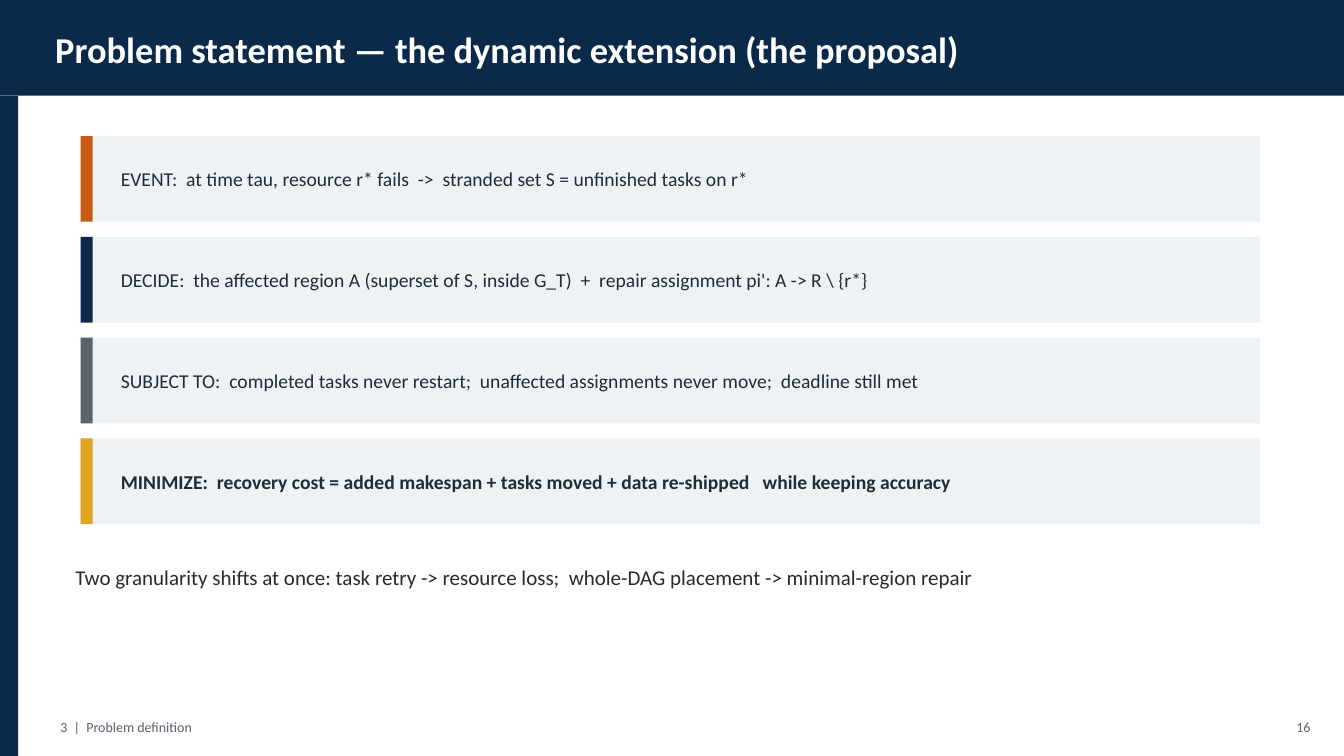
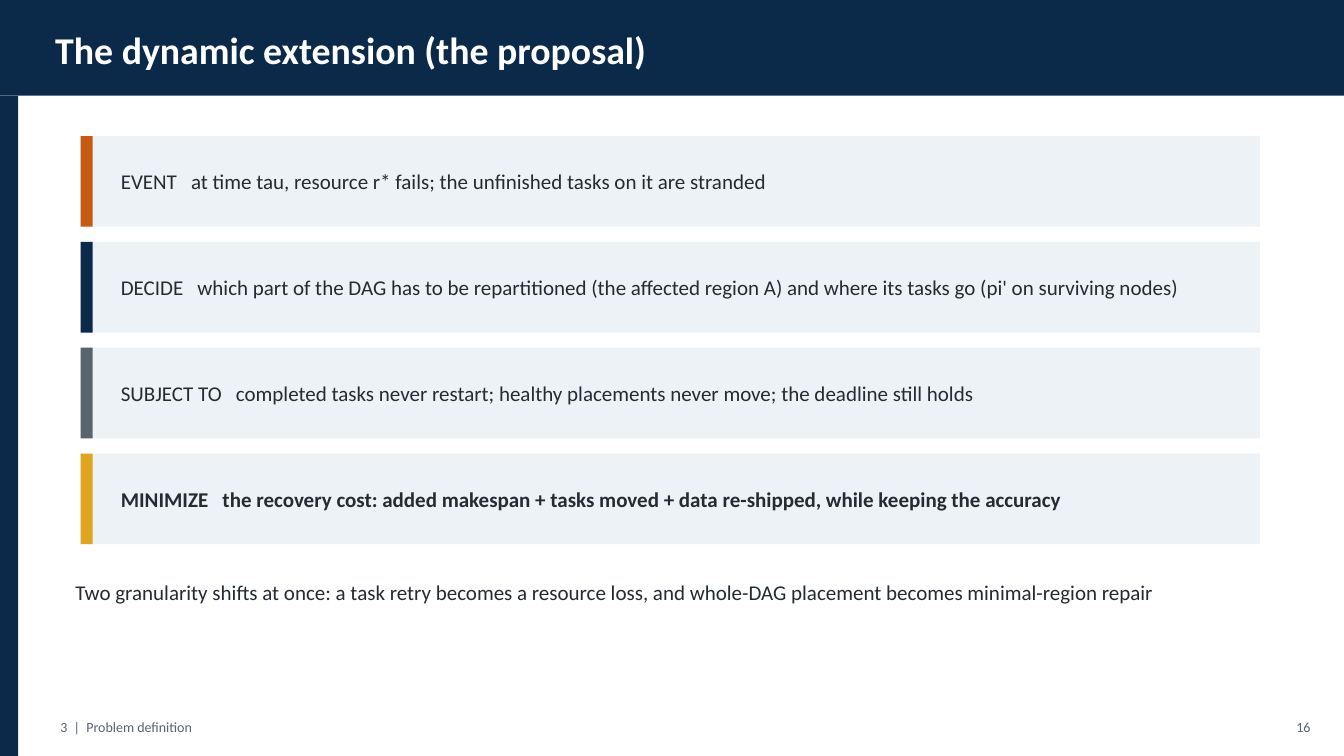
Before and after one commit to gayanigupta/data-aware-scheduling, a slide deck: slide 17 of slides/data-aware-scheduling.pptx. Drawn at 1344x756 pixels with LibreOffice and Linux fonts; fonts in the diff are those of the drawing. Boxes give left, top, right and bottom in pixels: in the first picture for what was removed or moved away, otherwise in the second. Text is boxed around its words. In the diff, an @@ line names an element or a change of style, - is before the commit and + after.

Commit message:
Humanize slide text, enlarge fonts, list both advisors

```diff
--- a/slides/data-aware-scheduling.pptx
+++ b/slides/data-aware-scheduling.pptx
@@ text at <box>55,36,646,70</box>: text changed; size 26 to 27 pt @@
-Problem statement — the dynamic extension (the proposal)
+The dynamic extension (the proposal)
@@ rectangle: place and size @@
-rectangle at <box>81,136,1260,222</box>
+rectangle at <box>81,136,1260,227</box>
@@ rectangle: place and size @@
-rectangle at <box>81,136,93,222</box>
+rectangle at <box>81,136,93,227</box>
@@ text at <box>121,174,765,192</box>: text changed; size 14 to 15 pt @@
-EVENT: at time tau, resource r* fails -> stranded set S = unfinished tasks on r*
+EVENT at time tau, resource r* fails; the unfinished tasks on it are stranded
@@ rectangle: place and size @@
-rectangle at <box>81,237,1260,323</box>
+rectangle at <box>81,242,1260,333</box>
@@ rectangle: place and size @@
-rectangle at <box>81,237,93,323</box>
+rectangle at <box>81,242,93,333</box>
@@ text at <box>121,280,1177,299</box>: text changed; size 14 to 15 pt @@
-DECIDE: the affected region A (superset of S, inside G_T) + repair assignment pi': A -> R \ {r*}
+DECIDE which part of the DAG has to be repartitioned (the affected region A) and where its tasks go (pi' on surviving nodes)
@@ rectangle: place and size @@
-rectangle at <box>81,338,1260,423</box>
+rectangle at <box>81,348,1260,439</box>
@@ rectangle: place and size @@
-rectangle at <box>81,338,93,423</box>
+rectangle at <box>81,348,93,439</box>
@@ text at <box>121,386,973,405</box>: text changed; size 14 to 15 pt @@
-SUBJECT TO: completed tasks never restart; unaffected assignments never move; deadline still met
+SUBJECT TO completed tasks never restart; healthy placements never move; the deadline still holds
@@ rectangle: place and size @@
-rectangle at <box>81,439,1260,524</box>
+rectangle at <box>81,454,1260,544</box>
@@ rectangle: place and size @@
-rectangle at <box>81,439,93,524</box>
+rectangle at <box>81,454,93,544</box>
@@ text at <box>121,492,1060,511</box>: text changed; size 14 to 15 pt @@
-MINIMIZE: recovery cost = added makespan + tasks moved + data re-shipped while keeping accuracy
+MINIMIZE the recovery cost: added makespan + tasks moved + data re-shipped, while keeping the accuracy
@@ text at <box>75,585,1153,604</box>: text changed @@
-Two granularity shifts at once: task retry -> resource loss; whole-DAG placement -> minimal-region repair
+Two granularity shifts at once: a task retry becomes a resource loss, and whole-DAG placement becomes minimal-region repair
```
Also in this commit, not shown: 44 other slides changed, 1 other file.
